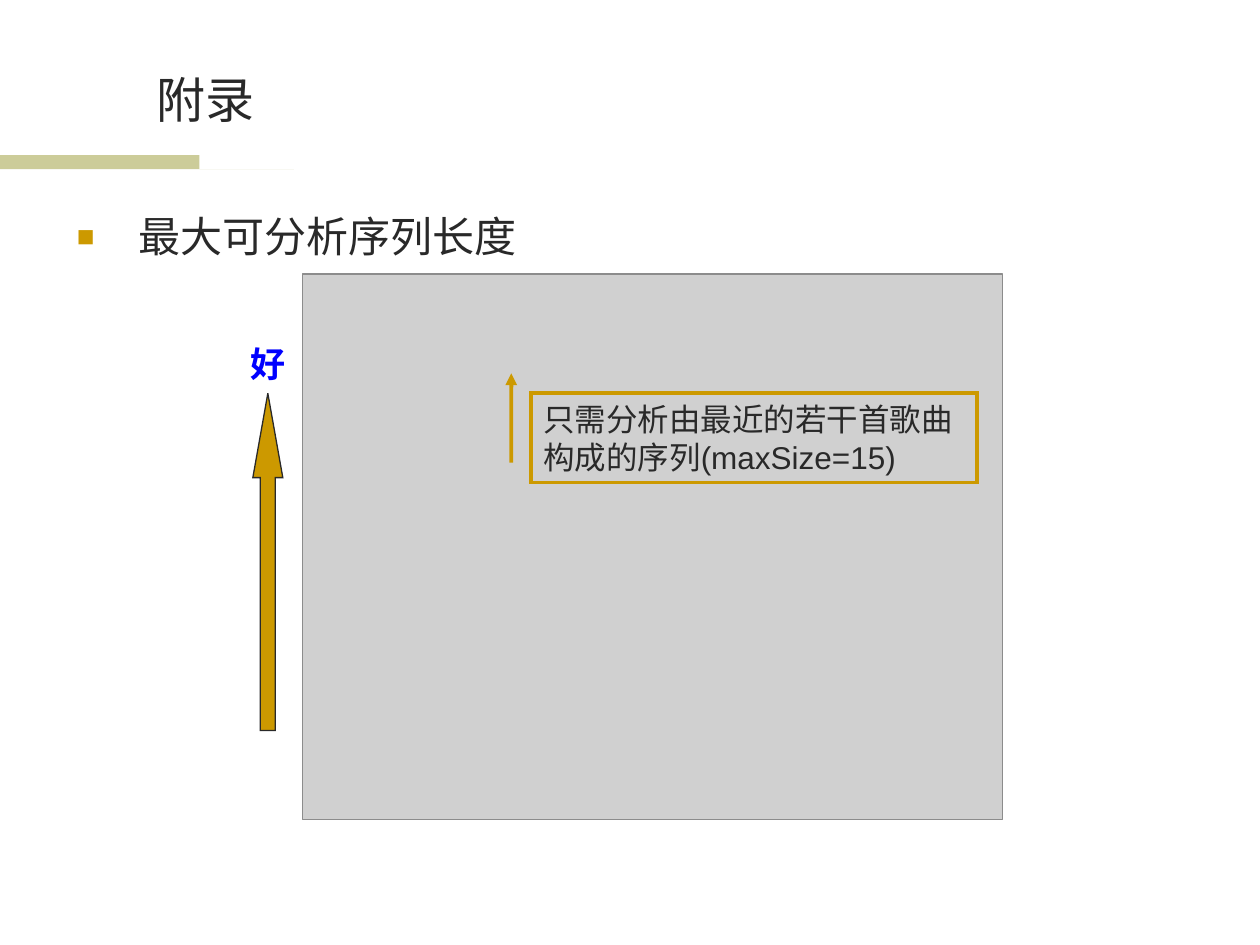
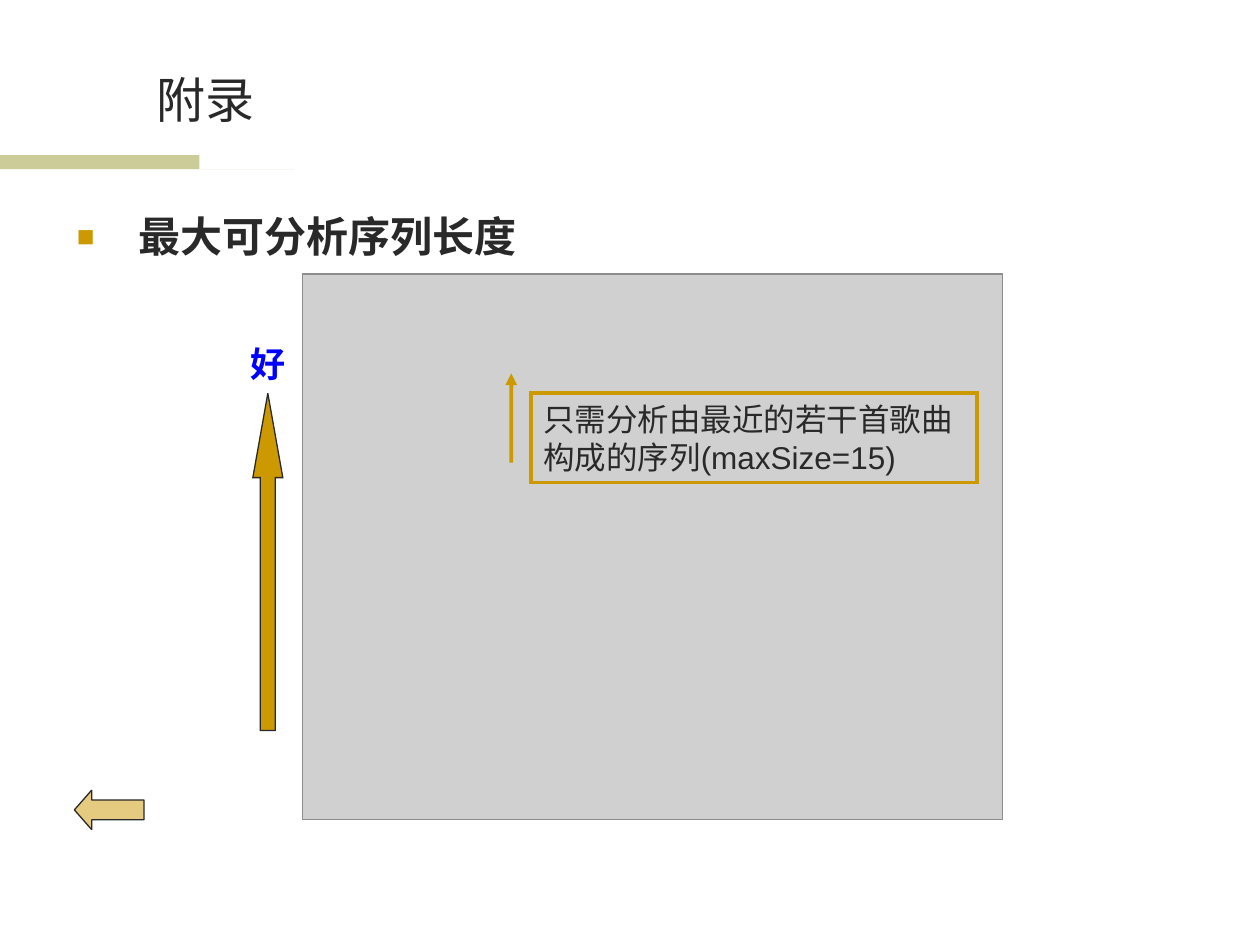
Before and after one commit to wwssttt/NJUThesis, a slide deck: slide 32 of ppt/一种基于时间序列分析的个性化音乐推荐系统及其实现.ppt. Drawn at 1260x945 pixels with LibreOffice and Linux fonts; fonts in the diff are those of the drawing; grey boxes stand for pictures; background and template pictures are left out. Boxes give left, top, right and bottom in pixels: in the first picture for what was removed or moved away, otherwise in the second. Text is boxed around its words. In the diff, an @@ line names an element or a change of style, - is before the commit and + after.

```diff
--- a/ppt/一种基于时间序列分析的个性化音乐推荐系统及其实现.ppt
+++ b/ppt/一种基于时间序列分析的个性化音乐推荐系统及其实现.ppt
@@ text "最大可分析序列长度" at [139,216,517,256]: bold on @@
@@ left arrow added at [74,790,144,829], fill #CC9900 at 50% opacity, outline #292929 0.74 pt @@
```
Also in this commit, not shown: 6 other slides changed.
